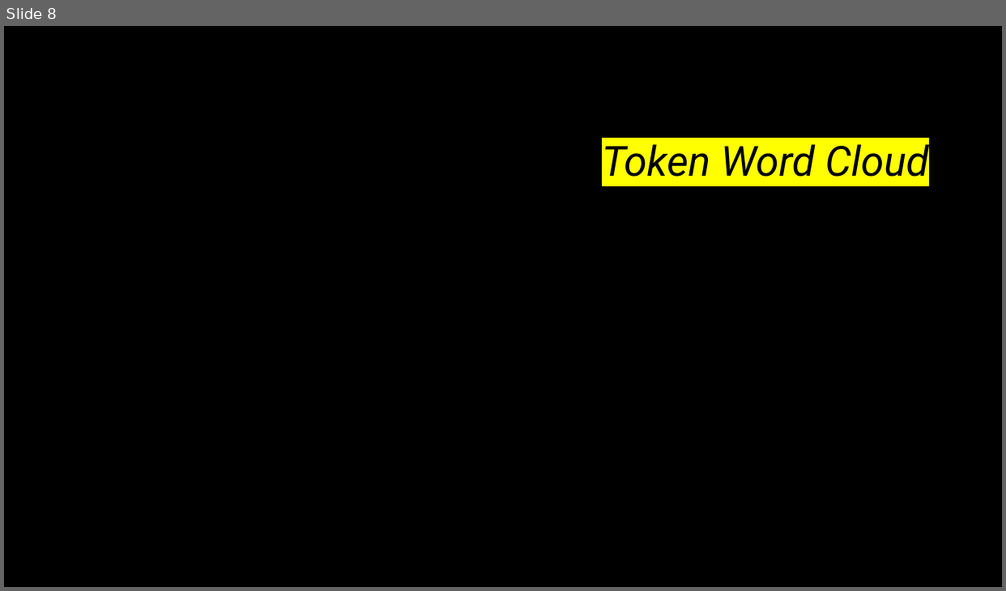
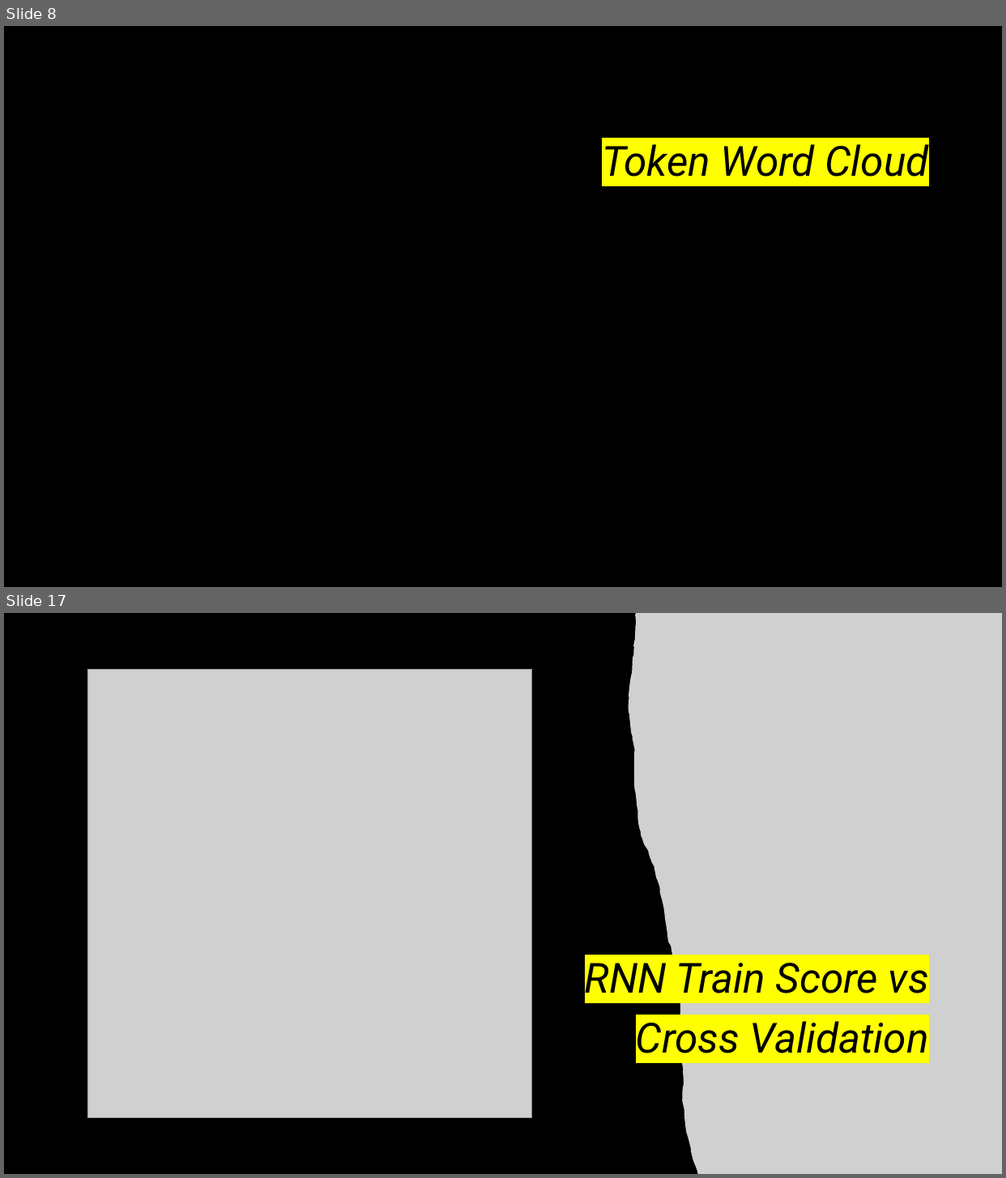
Before and after one commit to arango850/CED_III_TI_II, a slide deck: docs/Integrative Task 2.pptx. Shown one above the other, each under a label of ours: slide 8 before the commit, slides 8 and 17 after it; the slides between them are not shown. The pictures are 1006x591 and 1006x1178 pixels, drawn with LibreOffice and Linux fonts; fonts in the diff are those of the drawing; grey boxes stand for pictures; background and template pictures are left out. Boxes give left, top, right and bottom in pixels: in the first picture for what was removed or moved away, otherwise in the second. Text is boxed around its words. In the diff, an @@ line names an element or a change of style, - is before the commit and + after.

```diff
--- a/docs/Integrative Task 2.pptx
+++ b/docs/Integrative Task 2.pptx
@@ slide 17 added at <box>4,613,1002,1174</box>, background #000000 @@
@@ picture added at <box>629,613,1002,1174</box> @@
@@ picture added at <box>87,669,532,1118</box> @@
@@ title added at <box>585,963,929,1054</box>, 40 pt, text #000000, italic @@
+RNN Train Score vs Cross Validation
```
Also in this commit, not shown: 11 other slides added.
